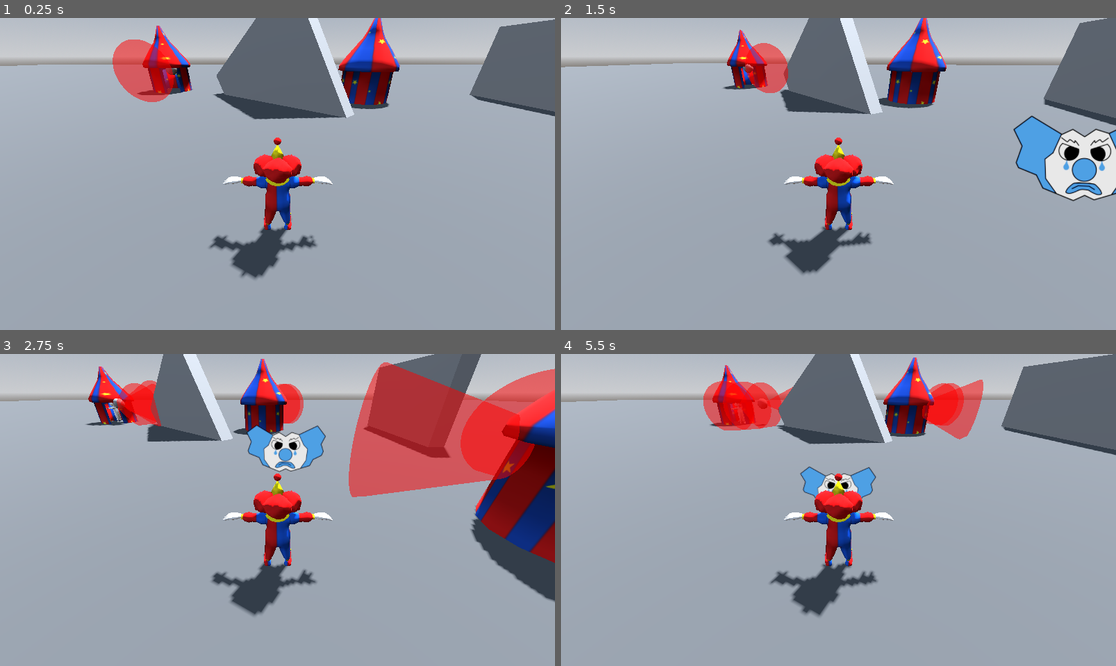
Above: before the commit, frames 1-4 (two rows, left to right).
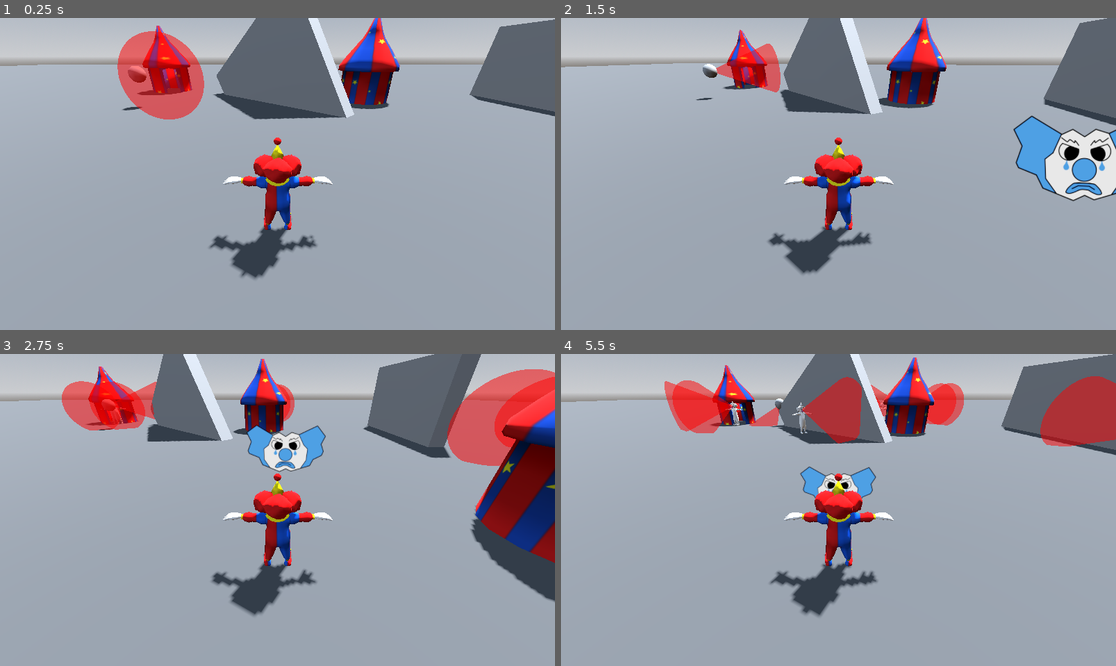
Above: after the commit, the same moments.

Repository: tmrupp/GGJ2026
Game: Godot game, scene res://scenes/level.tscn
Same seed, same stepped clock (60 frames per second), same inputs: the game is played once before the commit and once after it.
Inputs:
- Up to frame 1 (0.25 s): no input
- Up to frame 2 (1.5 s): hold D (Right) 0.53-1.28 s; hold Space 0.53-1.28 s; hold S (Back) from 1.28 s (still down); tap Q (Clockwise) at 1.35 s
- Up to frame 3 (2.75 s): tap Space at 1.52, 1.55, 1.82 s; release S (Back) at 2.03 s; hold D (Right) from 2.03 s (still down); hold Space from 2.03 s (still down); tap E (CounterClockwise) at 2.1 s
- Up to frame 4 (5.5 s): release D (Right) at 2.78 s; release Space at 2.78 s; hold W (Forward) 2.78-3.53 s; tap Space at 2.85, 3.02, 3.32, 4.52, 4.55, 4.82 s; hold Space 3.53-4.28 s; hold A (Left) 3.53-5.03 s; tap Q (Clockwise) at 3.6 s; tap E (CounterClockwise) at 4.35 s; hold S (Back) from 5.03 s (still down); hold Space from 5.03 s (still down)

The runs differ from the first frame. In frame 1, 2.0% of the frame differs, in the area x 20-37%, y 4-33%; in frame 2, 0.6%; in frame 3, 12%, in the area x 11-100%, y 2-46%; in frame 4, 7.7%.

Commit message:
final look code

Diff:
--- a/scenes/level.tscn
+++ b/scenes/level.tscn
@@ -131,7 +131,7 @@
 transform = Transform3D(1, 0, 0, 0, 1, 0, 0, 0, 1, 0, 1, 0)
 
 [node name="Clown" type="MeshInstance3D" parent="."]
-transform = Transform3D(-1, 0, -8.742278e-08, 0, 1, 0, 8.742278e-08, 0, -1, -9.7782, 2, -18.190445)
+transform = Transform3D(-1, 0, -8.742278e-08, 0, 1, 0, 8.742278e-08, 0, -1, -9.178232, 2, -11.795157)
 mesh = SubResource("SphereMesh_ppgk2")
 script = ExtResource("5_ppgk2")
 
--- a/scripts/movement_controller.gd
+++ b/scripts/movement_controller.gd
@@ -29,7 +29,7 @@
 		default_3d_map_rid,
 		start_position,
 		target_position,
-		false
+		true
 	)
 
 	if not current_path.is_empty():
@@ -50,6 +50,10 @@
 	world_min = aabb.position
 	world_max = aabb.position + aabb.size
 
+	set_physics_process(false)
+	await get_tree().physics_frame
+	set_physics_process(true)
+
 	get_random_walk()
 
 	#print("Local Min Position: ", world_min)
@@ -69,7 +73,7 @@
 	var v : Vector3
 	var vn : Vector3
 	random_look = _random_world_loc()
-	for i in range(randi_range(1, 4)):
+	for i in range(randi_range(1, 1)):
 		if circuit.is_empty():
 			#var x = randf_range(world_min.x, world_max.x)
 			#var z = randf_range(world_min.z, world_max.z)
@@ -79,41 +83,52 @@
 		else:
 			var t = 2*PI*randf()
 			var r = randf_range(min_range, max_range)
-			print("r=", r, " v=", v)
 			vn = v+Vector3(r*cos(t), 0, r*sin(t))
 		circuit.append(vn)
 		v = vn
 
+	print("circuit=", circuit)
+var d = 0
+var done = false
+
+func _final_turn():
+	var org = conv(global_transform.origin)
+	while global_transform.basis.z.dot((random_look - org).normalized()) > -.99:
+		await get_tree().create_timer(1.0/60.0).timeout
+		var target_direction: Vector3 = (random_look - org).normalized()
+		var target_rotation: Basis = Basis.looking_at(target_direction, Vector3.UP)
+		basis = basis.slerp(target_rotation, turn_speed * 1/60)
+
 func _physics_process(delta):
-
 	var org = conv(global_transform.origin)
 
-	if current_path.is_empty():
+	if current_path.is_empty() and not done:
 		set_movement_target(circuit[circuit_index])
 		circuit_index = (circuit_index + 1) % circuit.size()
 		return
-
-	if circuit.size() == 1 and org.distance_to(current_path_point) <= path_point_margin:
-		look_at((random_look), Vector3.UP)
-		return
-
 
 	movement_delta = movement_speed * delta
 
 	if org.distance_to(current_path_point) <= path_point_margin:
 		current_path_index += 1
+		d = 0
 		if current_path_index >= current_path.size():
 			current_path = []
 			current_path_index = 0
 			current_path_point = org
+			if circuit.size() == 1:
+				if not done:
+					_final_turn()
+				done = true
 			return
 
 	current_path_point = current_path[current_path_index]
 
-	if abs(global_transform.basis.z.dot((current_path_point - org).normalized())) < 0.99:
+	if global_transform.basis.z.dot((current_path_point - org).normalized()) > -0.99:
 		var target_direction: Vector3 = (current_path_point - org).normalized()
 		var target_rotation: Basis = Basis.looking_at(target_direction, Vector3.UP)
 		basis = basis.slerp(target_rotation, turn_speed * delta)
 	else:
 		var new_velocity: Vector3 = org.direction_to(current_path_point) * movement_delta
 		move_and_keep_height(org.move_toward(org + new_velocity, movement_delta))
+		d += delta
--- a/scripts/spawner.gd
+++ b/scripts/spawner.gd
@@ -7,7 +7,8 @@
 func spawn():
 	var t = randi_range(0, tents.size()-1)
 	var enemy = enemy_scene.instantiate()
-	enemy.position = tents[t].position + Vector3.UP
+	enemy.transform = tents[t].transform
+	enemy.position += Vector3.UP
 
 	main.add_child(enemy)
 
